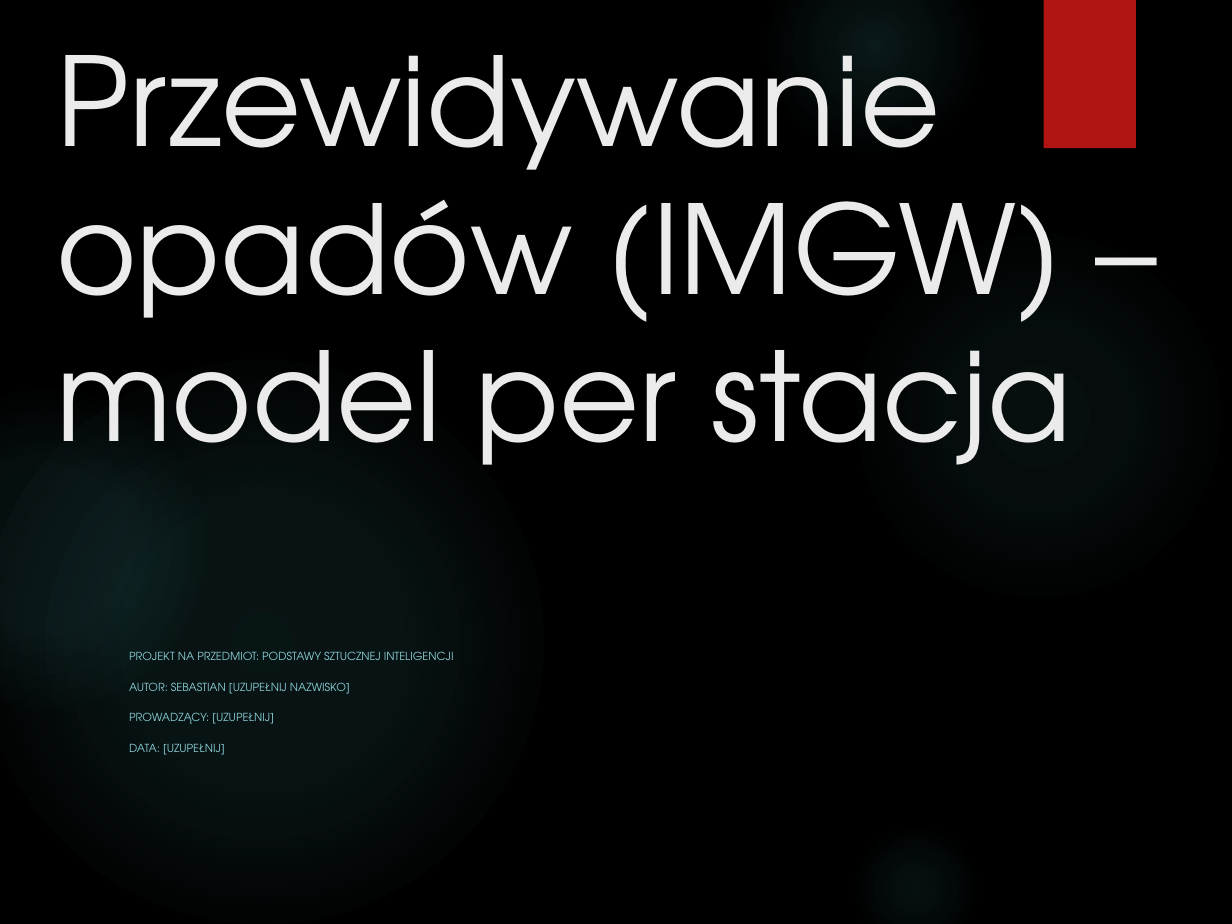
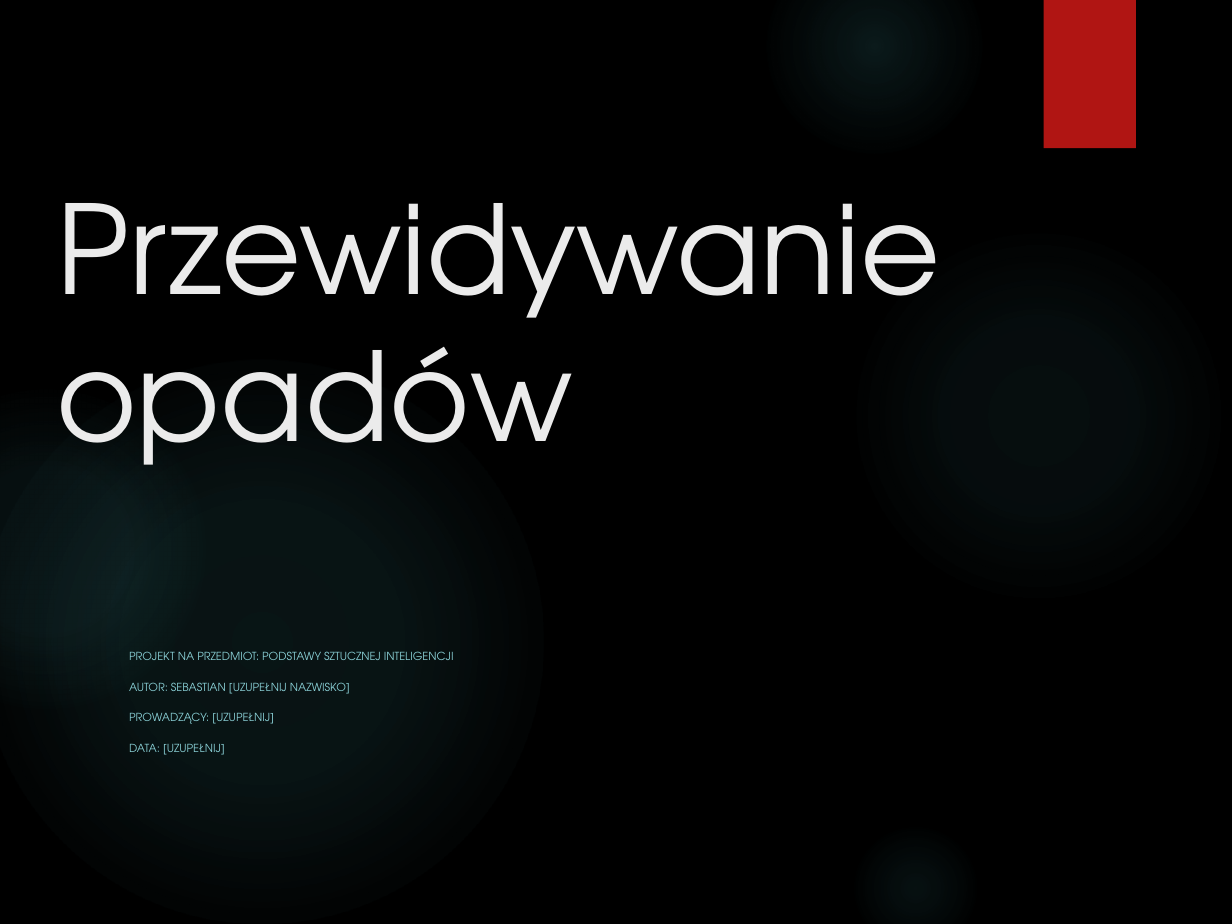
Before and after one commit to sebastian990627/Weather_AI, a slide deck: slide 1 of out_simple/Przewidywanie_opadow_PSI_prezentacja_V4.pptx. Drawn at 1232x924 pixels with LibreOffice and Linux fonts; fonts in the diff are those of the drawing; background and template pictures are left out. Boxes give left, top, right and bottom in pixels: in the first picture for what was removed or moved away, otherwise in the second. Text is boxed around its words. In the diff, an @@ line names an element or a change of style, - is before the commit and + after.

```diff
--- a/out_simple/Przewidywanie_opadow_PSI_prezentacja_V4.pptx
+++ b/out_simple/Przewidywanie_opadow_PSI_prezentacja_V4.pptx
@@ title at bbox=[56, 203, 940, 465]: text changed @@
-Przewidywanie opadów (IMGW) – model per stacja
+Przewidywanie opadów
```
Also in this commit, not shown: 1 slide removed.
